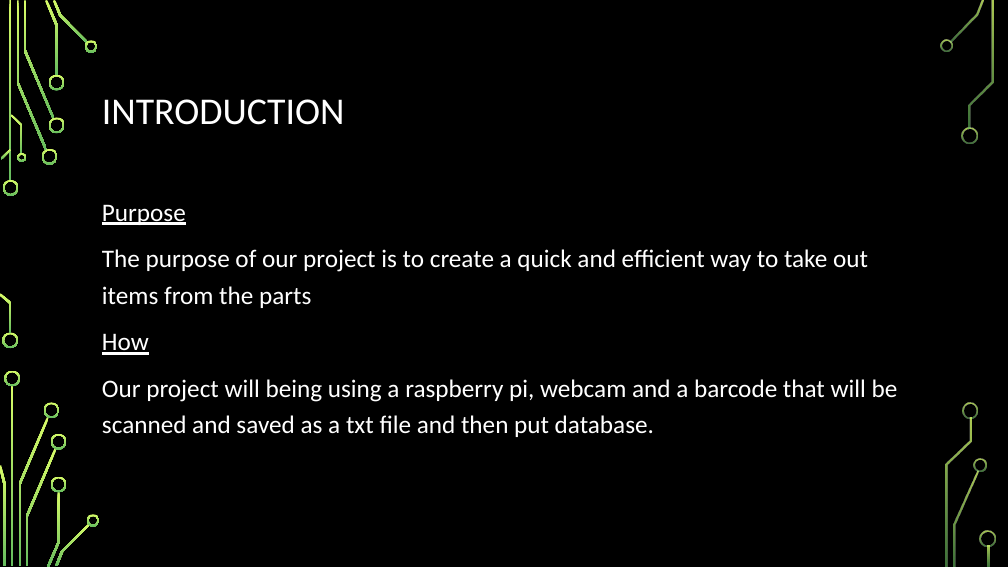
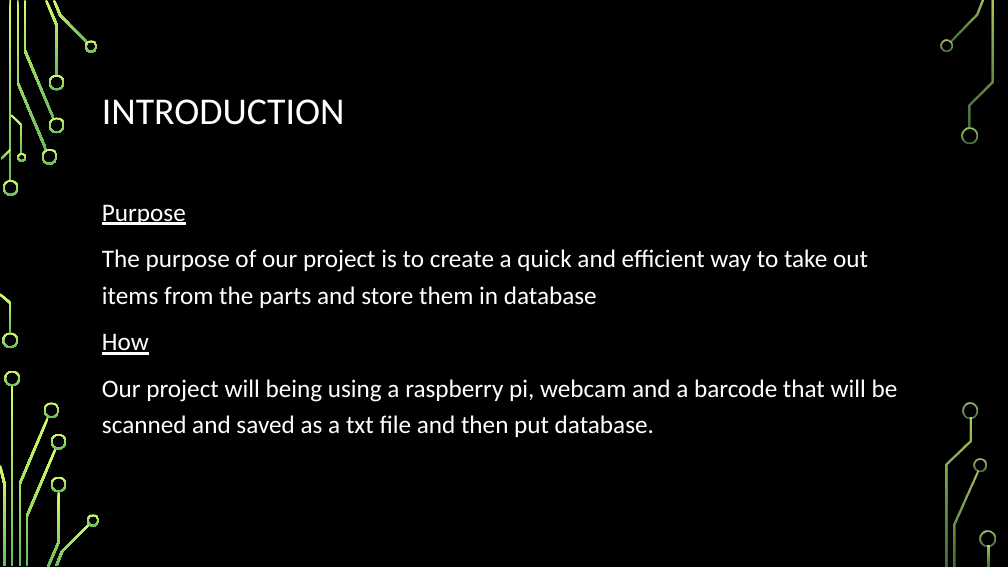
Before and after one commit to Masoud647/Masoud647.github.io, a slide deck: slide 2 of Documents/Ceng 317 Powerpoint Presentation.pptx. Drawn at 1008x567 pixels with LibreOffice and Linux fonts; fonts in the diff are those of the drawing; background and template pictures are left out. Boxes give left, top, right and bottom in pixels: in the first picture for what was removed or moved away, otherwise in the second. Text is boxed around its words. In the diff, an @@ line names an element or a change of style, - is before the commit and + after.

```diff
--- a/Documents/Ceng 317 Powerpoint Presentation.pptx
+++ b/Documents/Ceng 317 Powerpoint Presentation.pptx
@@ text at box(102, 249, 868, 308): text changed @@
-The purpose of our project is to create a quick and efficient way to take out items from the parts
+The purpose of our project is to create a quick and efficient way to take out items from the parts and store them in database
```
Also in this commit, not shown: 1 other slide changed.
